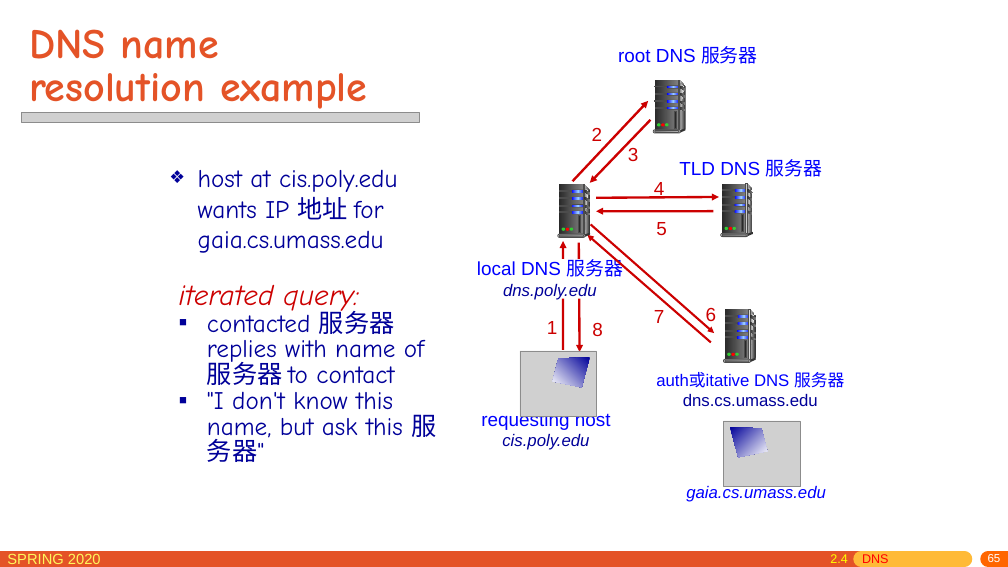
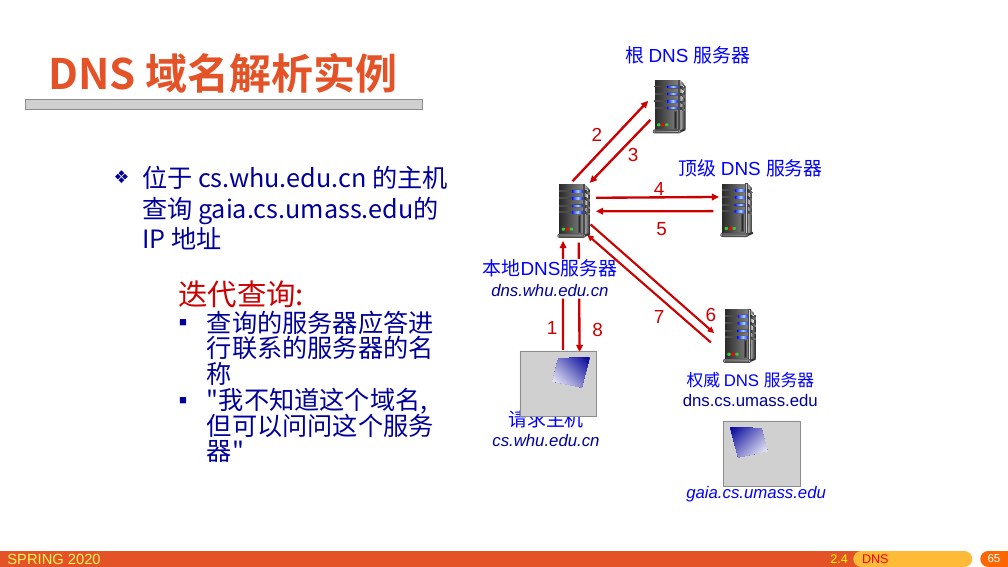
Before and after one commit to network-distributed/presentations, a slide deck: slide 65 of chapter2_cn.pptx. Drawn at 1008x567 pixels with LibreOffice and Linux fonts; fonts in the diff are those of the drawing; grey boxes stand for pictures. Boxes give left, top, right and bottom in pixels: in the first picture for what was removed or moved away, otherwise in the second. Text is boxed around its words. In the diff, an @@ line names an element or a change of style, - is before the commit and + after.

```diff
--- a/chapter2_cn.pptx
+++ b/chapter2_cn.pptx
@@ title at [48, 53, 397, 93]: text changed; font Comic Neue to Noto Sans CJK SC @@
-DNS name
-resolution example
+DNS 域名解析实例
@@ text at [625, 46, 751, 64]: text changed @@
-root DNS 服务器
+根 DNS 服务器
@@ picture: place and size @@
-picture at [22, 113, 420, 123]
+picture at [26, 100, 423, 110]
@@ text at [142, 165, 448, 250]: text changed; font Comic Neue to Noto Sans CJK SC @@
-❖ host at cis.poly.edu wants IP 地址 for gaia.cs.umass.edu
+❖ 位于 cs.whu.edu.cn 的主机查询 gaia.cs.umass.edu的 IP 地址
@@ text at [679, 159, 823, 177]: text changed @@
-TLD DNS 服务器
+顶级 DNS 服务器
@@ text at [483, 256, 617, 300]: text changed @@
-local DNS 服务器
-dns.poly.edu
+本地DNS服务器
+dns.whu.edu.cn
@@ text at [179, 280, 434, 462]: text changed; font Comic Neue to Noto Sans CJK SC @@
-iterated query:
-▪ contacted 服务器 replies with name of 服务器 to contact
-▪ "I don't know this name, but ask this 服务器"
+迭代查询:
+▪ 查询的服务器应答进行联系的服务器的名称
+▪ "我不知道这个域名, 但可以问问这个服务器"
@@ text "权威 DNS 服务器": place and size @@
-text "权威 DNS 服务器" at [656, 372, 844, 406]
+text "权威 DNS 服务器" at [683, 372, 818, 406]
@@ text at [687, 372, 814, 388]: text changed @@
-auth或itative DNS 服务器
+权威 DNS 服务器
@@ text at [492, 406, 599, 446]: text changed; size 18 to 16 pt; text colour #0000FF to #000099; italic on @@
-requesting host
-cis.poly.edu
+请求主机
+cs.whu.edu.cn
```
Also in this commit, not shown: 32 other slides changed, 4 slides added, 3 slides removed, 1 other file.
